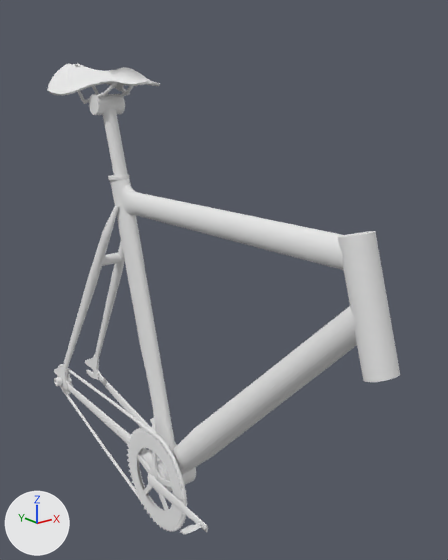
What one commit did to the OBJ model models/parts/frame_02_super_pista.obj.
Rendered twice from a camera (50 mm lens) standing at (-1.17, -1.58, 1.33) and looking at (0.14, 0.06, 0.68). The lights are fixed; the arrows at lower left show +X, +Y and +Z. Where no turn or scale is listed for an object, it has been applied to the vertices. Vertices at the same position are counted once.

The first picture shows 'SUPER_PISTA'.
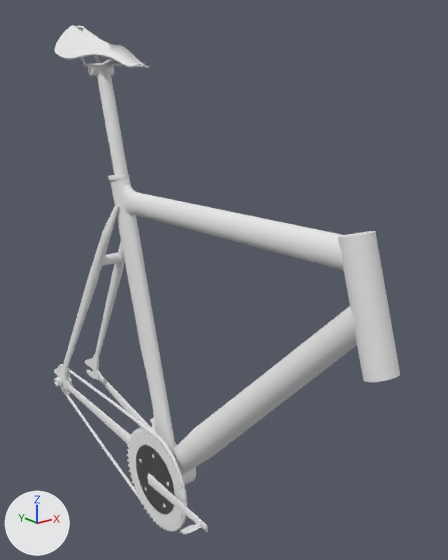
Boxes (x1, y1, x2, y2) around the edits, measured in the pictures (448 x 560 px; the box of a moved part takes in the faces that stretch with it):
'SUPER_PISTA', reshaped (8% taller): before (48, 63, 400, 534); after (54, 25, 400, 534)
'Cylinder.005', added: after (136, 445, 175, 514)
part 1 of me_super_pista, added: after (88, 64, 114, 76)
part 2 of me_super_pista, added: after (54, 25, 150, 68)
part 3 of me_super_pista, moved or reshaped: before (78, 83, 118, 104); after (81, 57, 113, 67)
part 4 of me_super_pista, moved or reshaped: before (92, 86, 133, 97); after (95, 56, 123, 67)
part 5 of me_super_pista, deleted: before (89, 94, 125, 115)
part 6 of me_super_pista, moved or reshaped: before (129, 425, 202, 534); after (129, 425, 202, 533)
part 7 of me_super_pista, cut back: before (48, 63, 160, 176); after (97, 67, 128, 176)

The change, as a list of edits to the scene's bpy script:
```text
Change me_super_pista:
    used by ob_super_pista; location = (0.0, 0.0, 0.0)
    remove me_super_pista.from_pydata(...)  # 14603 vertices, 12745 faces; spans x -0.17..0.18, y -0.78..1.07, z -0.32..1.42
    add me_super_pista.from_pydata(...)  # 14575 vertices, 12737 faces; spans x -0.17..0.18, y -0.78..1.07, z -0.32..1.55
    me_super_pista part 1: a new loose piece, a 96-sided cylinder along x spanning x -0.051..0.037, y 0.576..0.615, z 1.368..1.408, in mat_default_obj (white #e7e7e7)
    me_super_pista part 2: the loose piece of 208 vertices spanning x -0.17..0.15, y 0.27..0.85, z 1.3..1.42 is copied, and the copy is turned 11.7 degrees about the x axis through its middle and scaled by 0.835, then moved by (0.0, 0.0, 0.1); it spans x -0.14..0.12, y 0.32..0.78, z 1.39..1.55
    me_super_pista part 3: the loose piece of 768 vertices spanning x -0.06..-0.03, y 0.4..0.79, z 1.27..1.39 is turned 11.7 degrees about the x axis through its middle and scaled by 0.835, then moved by (0.01, -0.01, 0.11)
    me_super_pista part 4: the loose piece of 768 vertices spanning x 0.02..0.04, y 0.41..0.79, z 1.27..1.39 is turned 11.7 degrees about the x axis through its middle and scaled by 0.835, then moved by (-0.01, -0.01, 0.11)
    me_super_pista part 5: the loose piece of 192 vertices spanning x -0.06..0.05, y 0.53..0.6, z 1.23..1.3 is deleted
    me_super_pista part 6: 757 vertices moved from x -0.17..0.16, y -0.15..0.53, z -0.24..0.01 to x -0.17..0.16, y -0.15..0.53, z -0.15..-0.08; 74 vertices removed from x -0.09..-0.07, y 0.05..0.35, z -0.25..0.04; 14 vertices added at x -0.08, y 0.17..0.24, z -0.15..-0.08
    me_super_pista part 7: 1 vertex moved within x 0.01, y 0.6, z 1.39; 239 vertices removed from x -0.17..0.15, y 0.27..0.85, z 1.25..1.42; 63 vertices added at x -0.03..0.02, y 0.55..0.62, z 1.36..1.4
Add me_cylinder_005:
    me_cylinder_005.from_pydata(...)  # 190 vertices, 97 faces; spans x -0.086..-0.077, y 0.066..0.338, z -0.254..0.019
    me_cylinder_005.materials.append(mat_default_obj)  # white #e7e7e7
Add ob_cylinder_005:
    ob_cylinder_005 = bpy.data.objects.new('Cylinder.005', me_cylinder_005)
    ob_cylinder_005.location = (0.0, 0.0, 0.0)
```
